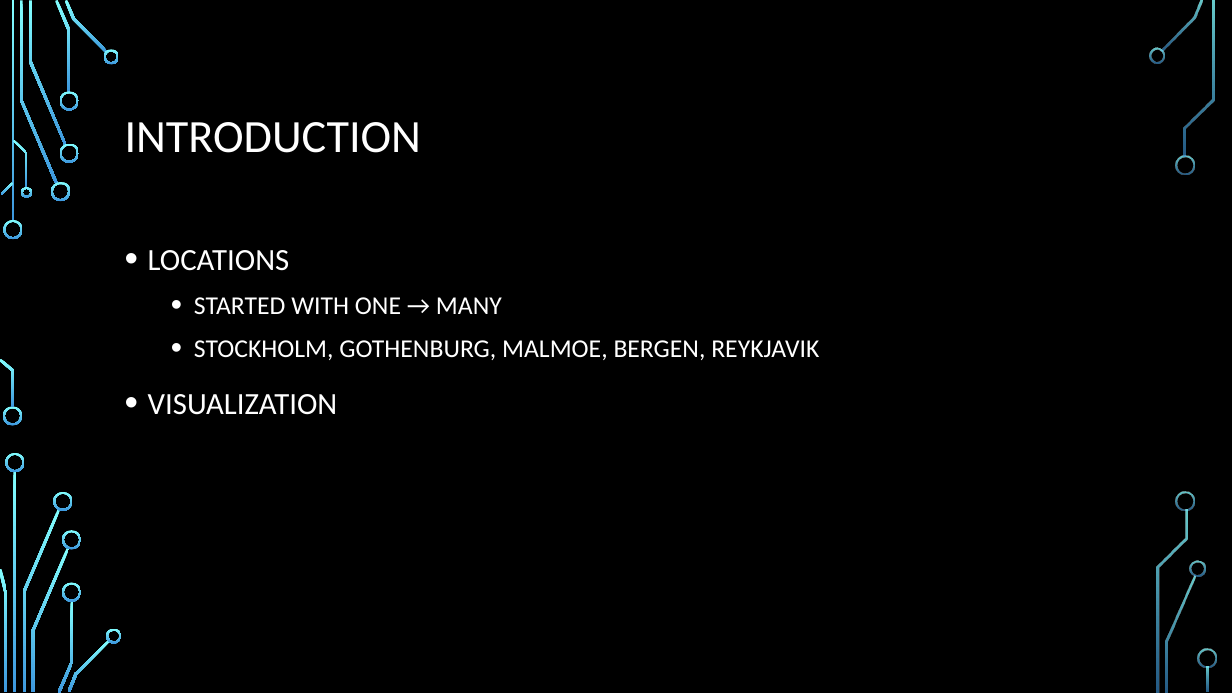
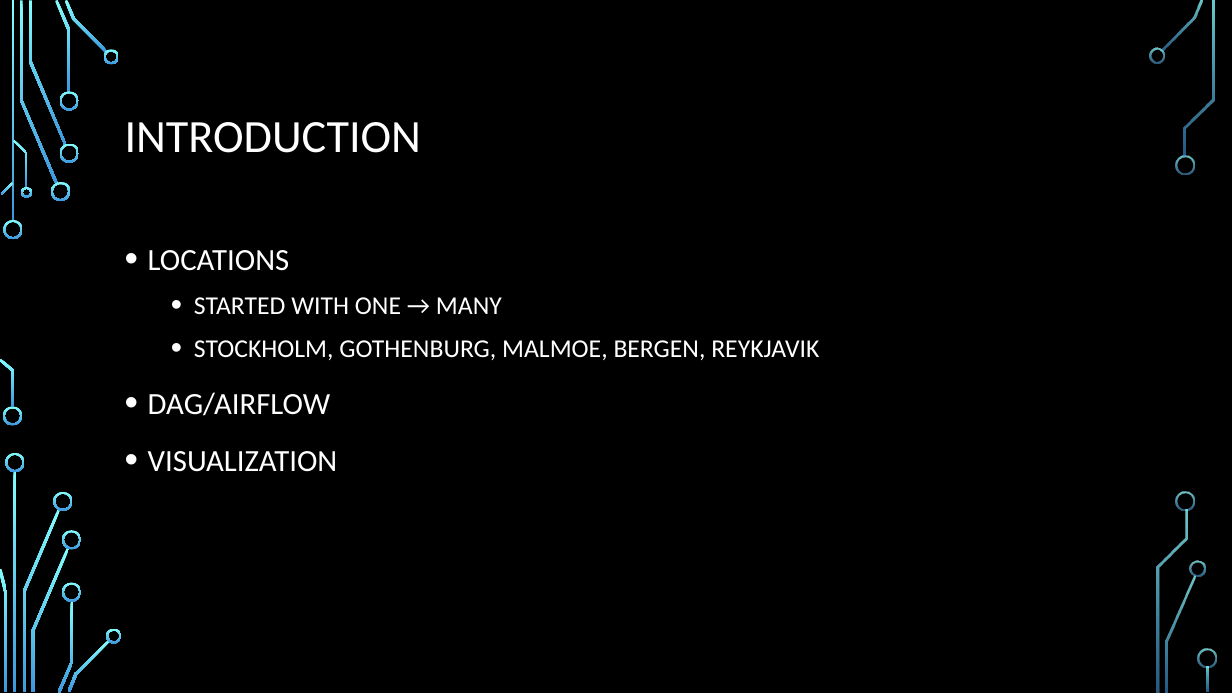
Before and after one commit to AndreWesterberg/MET, a slide deck: slide 3 of ETL_MINI-PROJECT.pptx. Drawn at 1232x693 pixels with LibreOffice and Linux fonts; fonts in the diff are those of the drawing; background and template pictures are left out. Boxes give left, top, right and bottom in pixels: in the first picture for what was removed or moved away, otherwise in the second. Text is boxed around its words. In the diff, an @@ line names an element or a change of style, - is before the commit and + after.

```diff
--- a/ETL_MINI-PROJECT.pptx
+++ b/ETL_MINI-PROJECT.pptx
@@ text at (148, 392, 330, 416): paragraph added @@
+• DAG/AIRFLOW
```
Also in this commit, not shown: 1 other slide changed, 4 slides added, 17 other files.
